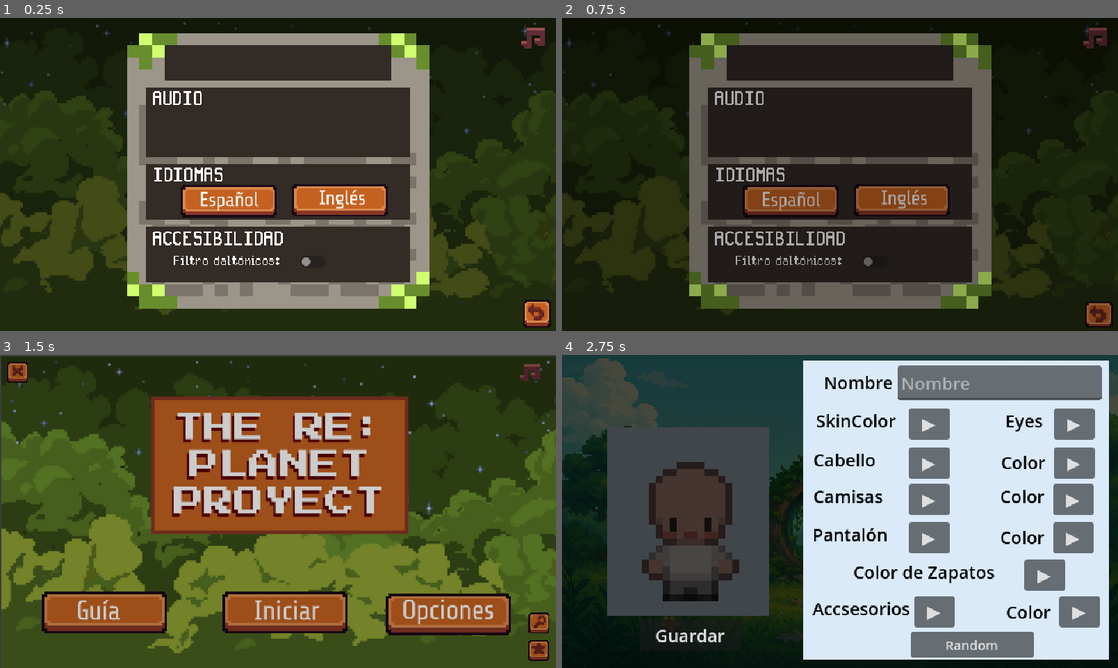
Above: before the commit, frames 1-4 (two rows, left to right).
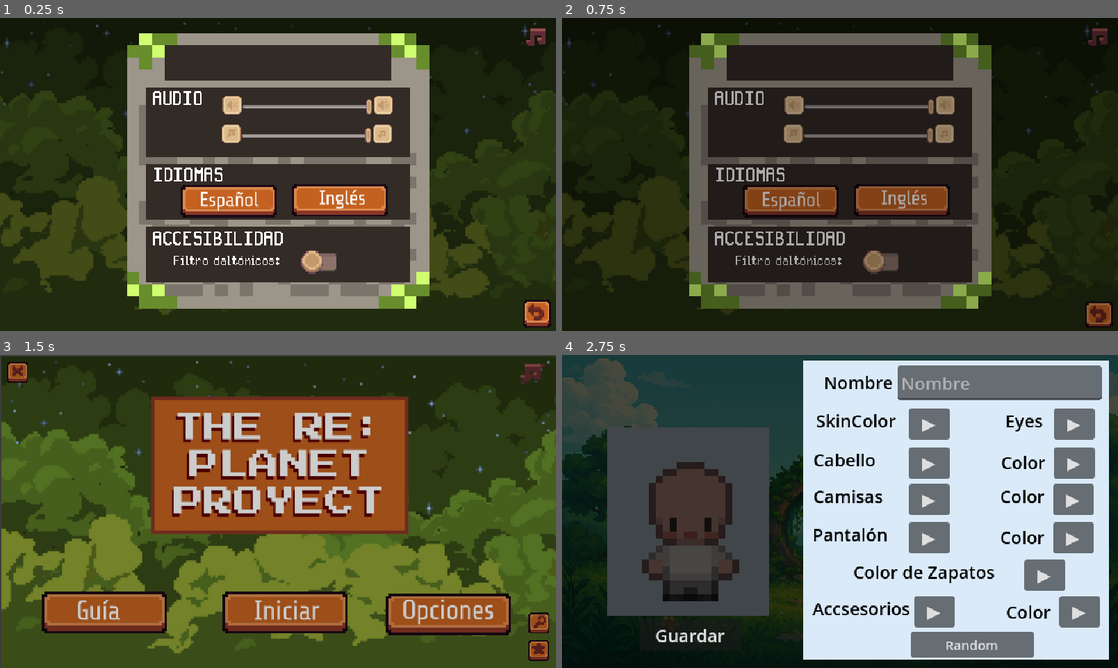
Above: after the commit, the same moments.

Repository: Sahory-b24/TheReplanetProyect
Game: Godot game, scene res://mainMenu/Scenes/Options.tscn
Two runs of this game, one before a commit and one after it. Both use one fixed random seed, a clock stepped at 60 frames per second and the inputs below. This scene is started directly instead of the project's main scene.
Inputs (mouse positions are in pixels of both pictures, inside the frame that each line leads up to):
- Up to frame 1 (0.25 s): no input
- Up to frame 2 (0.75 s): click (1101, 315) at 0.5 s
- Up to frame 3 (1.5 s): click (533, 373) at 1.25 s
- Up to frame 4 (2.75 s): click "Iniciar" at 2 s

The runs differ from the first frame. In frame 1, 1.9% of the frame differs, in the area x 39-99%, y 3-82%; in frame 2, 1.9%; in frame 3, less than 0.1%; in frame 4, nothing differs.

Commit message:
Pantalla options arreglada

Diff:
--- a/replanet/mainMenu/Scenes/Options.tscn
+++ b/replanet/mainMenu/Scenes/Options.tscn
@@ -1,6 +1,7 @@
-[gd_scene load_steps=16 format=3 uid="uid://chajpjk2xhdcx"]
+[gd_scene load_steps=27 format=3 uid="uid://chajpjk2xhdcx"]
 
 [ext_resource type="Texture2D" uid="uid://b2ftwa60xj37" path="res://mainMenu/Assets/Images/fondo.png" id="1_ovmd5"]
+[ext_resource type="Script" uid="uid://cd5rgwlaafwar" path="res://mainMenu/Scripts/options.gd" id="2_iuyon"]
 [ext_resource type="Texture2D" uid="uid://dqqnrgy3yai5l" path="res://mainMenu/Assets/Images/marco pequeño.png" id="2_jqmrl"]
 [ext_resource type="Texture2D" uid="uid://byim6hlifbw6m" path="res://mainMenu/Assets/Buttoms/regresar_normal.tres" id="3_0kcmf"]
 [ext_resource type="Texture2D" uid="uid://cbuqbkoc7cmgy" path="res://mainMenu/Assets/Buttoms/regresar_press.tres" id="4_n0bd4"]
@@ -12,6 +13,15 @@
 [ext_resource type="Texture2D" uid="uid://cpwrqewpvsnjl" path="res://mainMenu/Assets/Buttoms/boton_presionado.tres" id="10_okly5"]
 [ext_resource type="FontFile" uid="uid://b5b1l3hfn2lof" path="res://assests/Fonts/ShareTech-Regular.ttf" id="11_anp14"]
 [ext_resource type="FontFile" uid="uid://biasfq1fvbi0t" path="res://assests/Fonts/Silver.ttf" id="13_dutax"]
+[ext_resource type="Texture2D" uid="uid://ojluld7n4a28" path="res://mainMenu/Assets/Buttoms/dalto_icon_ckecked.tres" id="13_uogns"]
+[ext_resource type="Texture2D" uid="uid://b6ob7qbr0mdti" path="res://mainMenu/Assets/Buttoms/dalto_icon.tres" id="14_iuyon"]
+[ext_resource type="Texture2D" uid="uid://coc6s7alo3f5s" path="res://mainMenu/Assets/Icons/audio-off-icon.png" id="15_hi5nx"]
+[ext_resource type="Texture2D" uid="uid://n3848ov8nr58" path="res://mainMenu/Assets/Buttoms/grabber.tres" id="16_e2iw7"]
+[ext_resource type="Texture2D" uid="uid://dmbet8unns1p7" path="res://mainMenu/Assets/Buttoms/grabberPressed.tres" id="17_f8ysp"]
+[ext_resource type="Texture2D" uid="uid://dkdwymhfbdxju" path="res://mainMenu/Assets/Icons/Sprite sheet for Basic Pack.png" id="18_yvfpj"]
+[ext_resource type="Texture2D" uid="uid://c7fbi771wadk3" path="res://mainMenu/Assets/Icons/audio-on-icon.png" id="19_wqgh3"]
+[ext_resource type="Texture2D" uid="uid://s423y6mwv0uc" path="res://mainMenu/Assets/Icons/audioOff.png" id="20_joxnd"]
+[ext_resource type="Texture2D" uid="uid://cfdn3hxy3d8rl" path="res://mainMenu/Assets/Icons/audioON.png" id="21_gx21r"]
 
 [sub_resource type="StyleBoxTexture" id="StyleBoxTexture_jqmrl"]
 texture = ExtResource("1_ovmd5")
@@ -21,6 +31,14 @@
 
 [sub_resource type="StyleBoxFlat" id="StyleBoxFlat_f26x1"]
 bg_color = Color(0.196078, 0.168627, 0.14902, 1)
+
+[sub_resource type="StyleBoxTexture" id="StyleBoxTexture_ynvwu"]
+texture = ExtResource("18_yvfpj")
+texture_margin_left = 1.0
+texture_margin_top = 3.0
+texture_margin_right = 3.0
+texture_margin_bottom = 1.0
+region_rect = Rect2(340.748, 5.23068, 38.4508, 5.15953)
 
 [node name="Panel" type="Panel"]
 anchors_preset = -1
@@ -34,6 +52,7 @@
 offset_bottom = 32.4
 mouse_filter = 1
 theme_override_styles/panel = SubResource("StyleBoxTexture_jqmrl")
+script = ExtResource("2_iuyon")
 
 [node name="Panel" type="Panel" parent="."]
 layout_mode = 0
@@ -42,6 +61,17 @@
 offset_right = 552.0
 offset_bottom = 416.0
 theme_override_styles/panel = SubResource("StyleBoxTexture_eliag")
+
+[node name="MuteButton" type="TextureButton" parent="."]
+layout_mode = 0
+offset_left = 599.0
+offset_top = 10.0
+offset_right = 612.0
+offset_bottom = 19.0
+scale = Vector2(2.5, 2.5)
+texture_normal = ExtResource("5_eoehv")
+texture_pressed = ExtResource("6_qkixd")
+script = ExtResource("7_x4qrv")
 
 [node name="buttom_back" type="TextureButton" parent="."]
 layout_mode = 0
@@ -54,17 +84,6 @@
 texture_pressed = ExtResource("4_n0bd4")
 texture_hover = ExtResource("4_n0bd4")
 
-[node name="MuteButton" type="TextureButton" parent="buttom_back"]
-layout_mode = 0
-offset_left = -5.0
-offset_top = -158.0
-offset_right = 8.0
-offset_bottom = -149.0
-scale = Vector2(1.5, 1.5)
-texture_normal = ExtResource("5_eoehv")
-texture_pressed = ExtResource("6_qkixd")
-script = ExtResource("7_x4qrv")
-
 [node name="Panel2" type="Panel" parent="."]
 layout_mode = 0
 offset_left = 168.0
@@ -171,9 +190,120 @@
 
 [node name="CheckButton" type="CheckButton" parent="."]
 layout_mode = 0
-offset_left = 338.0
-offset_top = 268.0
-offset_right = 382.0
-offset_bottom = 292.0
-
-[connection signal="pressed" from="buttom_back" to="buttom_back/MuteButton" method="_on_buttom_back_pressed"]
+offset_left = 335.0
+offset_top = 258.0
+offset_right = 377.0
+offset_bottom = 287.0
+scale = Vector2(1.5, 1.5)
+theme_override_icons/checked = ExtResource("13_uogns")
+theme_override_icons/unchecked = ExtResource("14_iuyon")
+
+[node name="Sound_bar" type="VBoxContainer" parent="."]
+layout_mode = 0
+offset_left = 250.0
+offset_top = 94.0
+offset_right = 290.0
+offset_bottom = 119.0
+
+[node name="Control" type="Control" parent="Sound_bar"]
+layout_mode = 2
+
+[node name="VBoxContainer" type="VBoxContainer" parent="Sound_bar/Control"]
+layout_mode = 0
+offset_left = 6.0
+offset_top = -2.0
+offset_right = 202.0
+offset_bottom = 22.0
+
+[node name="VolumeBar" type="HBoxContainer" parent="Sound_bar/Control/VBoxContainer"]
+layout_mode = 2
+theme_override_constants/separation = 1
+
+[node name="VBoxContainer" type="VBoxContainer" parent="Sound_bar/Control/VBoxContainer/VolumeBar"]
+layout_mode = 2
+theme_override_constants/separation = -3
+
+[node name="Control" type="Control" parent="Sound_bar/Control/VBoxContainer/VolumeBar/VBoxContainer"]
+layout_mode = 2
+
+[node name="TextureRect" type="TextureRect" parent="Sound_bar/Control/VBoxContainer/VolumeBar/VBoxContainer"]
+layout_mode = 2
+texture = ExtResource("15_hi5nx")
+
+[node name="sfxSlider" type="HSlider" parent="Sound_bar/Control/VBoxContainer/VolumeBar"]
+custom_minimum_size = Vector2(150, 10)
+layout_mode = 2
+theme_override_icons/grabber = ExtResource("16_e2iw7")
+theme_override_icons/grabber_highlight = ExtResource("17_f8ysp")
+theme_override_styles/slider = SubResource("StyleBoxTexture_ynvwu")
+max_value = 1.0
+step = 0.001
+value = 1.0
+
+[node name="VBoxContainer2" type="VBoxContainer" parent="Sound_bar/Control/VBoxContainer/VolumeBar"]
+layout_mode = 2
+theme_override_constants/separation = -3
+
+[node name="Control" type="Control" parent="Sound_bar/Control/VBoxContainer/VolumeBar/VBoxContainer2"]
+layout_mode = 2
+
+[node name="TextureRect" type="TextureRect" parent="Sound_bar/Control/VBoxContainer/VolumeBar/VBoxContainer2"]
+layout_mode = 2
+texture = ExtResource("19_wqgh3")
+
+[node name="muisc_bar" type="VBoxContainer" parent="."]
+layout_mode = 0
+offset_left = 250.0
+offset_top = 94.0
+offset_right = 290.0
+offset_bottom = 119.0
+
+[node name="Control" type="Control" parent="muisc_bar"]
+layout_mode = 2
+
+[node name="VBoxContainer" type="VBoxContainer" parent="muisc_bar/Control"]
+layout_mode = 0
+offset_left = 5.0
+offset_top = 31.0
+offset_right = 201.0
+offset_bottom = 55.0
+
+[node name="VolumeBar" type="HBoxContainer" parent="muisc_bar/Control/VBoxContainer"]
+layout_mode = 2
+theme_override_constants/separation = 1
+
+[node name="VBoxContainer" type="VBoxContainer" parent="muisc_bar/Control/VBoxContainer/VolumeBar"]
+layout_mode = 2
+theme_override_constants/separation = -3
+
+[node name="Control" type="Control" parent="muisc_bar/Control/VBoxContainer/VolumeBar/VBoxContainer"]
+layout_mode = 2
+
+[node name="TextureRect" type="TextureRect" parent="muisc_bar/Control/VBoxContainer/VolumeBar/VBoxContainer"]
+layout_mode = 2
+texture = ExtResource("20_joxnd")
+
+[node name="musicSlider" type="HSlider" parent="muisc_bar/Control/VBoxContainer/VolumeBar"]
+custom_minimum_size = Vector2(150, 10)
+layout_mode = 2
+theme_override_icons/grabber = ExtResource("16_e2iw7")
+theme_override_icons/grabber_highlight = ExtResource("17_f8ysp")
+theme_override_styles/slider = SubResource("StyleBoxTexture_ynvwu")
+max_value = 1.0
+step = 0.001
+value = 1.0
+
+[node name="VBoxContainer2" type="VBoxContainer" parent="muisc_bar/Control/VBoxContainer/VolumeBar"]
+layout_mode = 2
+theme_override_constants/separation = -3
+
+[node name="Control" type="Control" parent="muisc_bar/Control/VBoxContainer/VolumeBar/VBoxContainer2"]
+layout_mode = 2
+
+[node name="TextureRect" type="TextureRect" parent="muisc_bar/Control/VBoxContainer/VolumeBar/VBoxContainer2"]
+layout_mode = 2
+texture = ExtResource("21_gx21r")
+
+[connection signal="pressed" from="buttom_back" to="." method="_on_buttom_back_pressed"]
+[connection signal="value_changed" from="Sound_bar/Control/VBoxContainer/VolumeBar/sfxSlider" to="." method="_on_sfx_slider_value_changed"]
+[connection signal="value_changed" from="muisc_bar/Control/VBoxContainer/VolumeBar/musicSlider" to="." method="_on_music_slider_value_changed"]
--- a/replanet/mainMenu/Scenes/main_menu.tscn
+++ b/replanet/mainMenu/Scenes/main_menu.tscn
@@ -209,9 +209,8 @@
 offset_right = 297.0
 offset_bottom = -258.0
 scale = Vector2(2.5, 2.5)
-texture_normal = ExtResource("9_ud78h")
-texture_pressed = ExtResource("9_v1kdw")
-texture_hover = ExtResource("9_v1kdw")
+texture_normal = ExtResource("9_v1kdw")
+texture_pressed = ExtResource("9_ud78h")
 script = ExtResource("11_kvdg3")
 
 [node name="AudioStreamPlayer" type="AudioStreamPlayer" parent="."]
@@ -223,3 +222,4 @@
 [connection signal="pressed" from="Start_buttom" to="." method="_on_start_buttom_pressed"]
 [connection signal="pressed" from="Exit_buttom" to="." method="_on_exit_buttom_pressed"]
 [connection signal="pressed" from="Lore_buttom" to="." method="_on_lore_buttom_pressed"]
+[connection signal="pressed" from="Mute_buttom" to="Mute_buttom" method="_on_pressed"]
--- a/replanet/mainMenu/Scripts/MuteButton.gd
+++ b/replanet/mainMenu/Scripts/MuteButton.gd
@@ -4,6 +4,7 @@
 const ICON_SOUND_OFF = preload("res://mainMenu/Assets/Buttoms/unMute.tres")
 
 func _ready():
+
 	update_icon()
 	connect("pressed", Callable(self, "_on_pressed"))
 
@@ -16,9 +17,3 @@
 		texture_normal = ICON_SOUND_OFF
 	else:
 		texture_normal = ICON_SOUND_ON
-
-
-func _on_buttom_back_pressed() -> void:
-	AudioManager.SFXPlayer.stream = preload("res://mainMenu/Assets/Audio/tf2-button-click-hover.mp3")
-	AudioManager.SFXPlayer.play()
-	SceneTransitions.change_scene_to_file("res://mainMenu/Scenes/main_menu.tscn")
--- a/replanet/mainMenu/Scripts/options.gd
+++ b/replanet/mainMenu/Scripts/options.gd
@@ -3,13 +3,19 @@
 
 # Called when the node enters the scene tree for the first time.
 func _ready() -> void:
-	$music_bar/VBoxContainer/volumeBar/MusicSlider.value = db_to_linear(AudioServer.get_bus_volume_db(AudioServer.get_bus_index("music")))
-	$Sound_bar/VBoxContainer/volumeBar/sfxSlider.value = db_to_linear(AudioServer.get_bus_volume_db(AudioServer.get_bus_index("sfx")))
+	$muisc_bar/Control/VBoxContainer/VolumeBar/musicSlider.value = db_to_linear(AudioServer.get_bus_volume_db(AudioServer.get_bus_index("music")))
+	$Sound_bar/Control/VBoxContainer/VolumeBar/sfxSlider.value = db_to_linear(AudioServer.get_bus_volume_db(AudioServer.get_bus_index("sfx")))
 	pass # Replace with function body.
 
 
 # Called every frame. 'delta' is the elapsed time since the previous frame.
 func _process(delta: float) -> void:
+	pass
+
+func _on_buttom_back_pressed() -> void:
+	AudioManager.SFXPlayer.stream = preload("res://mainMenu/Assets/Audio/tf2-button-click-hover.mp3")
+	AudioManager.SFXPlayer.play()
+	SceneTransitions.change_scene_to_file("res://mainMenu/Scenes/main_menu.tscn")
 	pass
 
 
